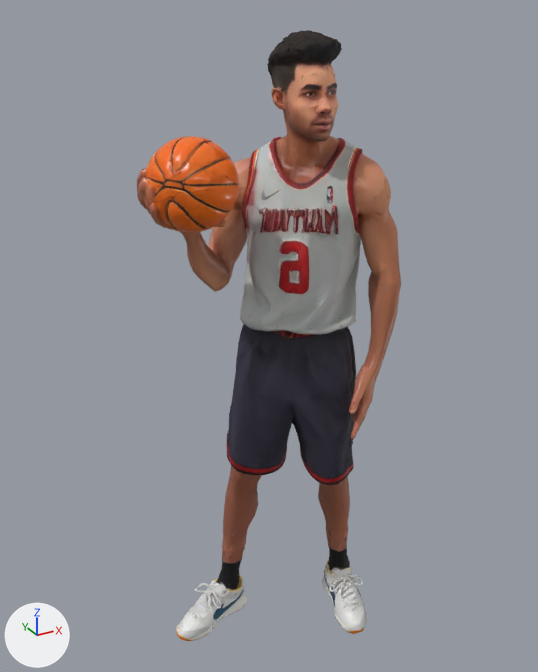
Before and after pictures for a commit that changed the glTF model FEL-full-app/public/models/athletes/atlas.glb.
One viewpoint serves both versions: a camera (50 mm lens) standing at (-0.994, -1.827, 2.018) and looking at (0.015, 0.007, 1.101). The axes (+X, +Y, +Z) are drawn at lower left. The lights are the same throughout. The picture after the commit comes second. Vertices at exactly the same position are counted once.

The first picture shows 'Body.001'.
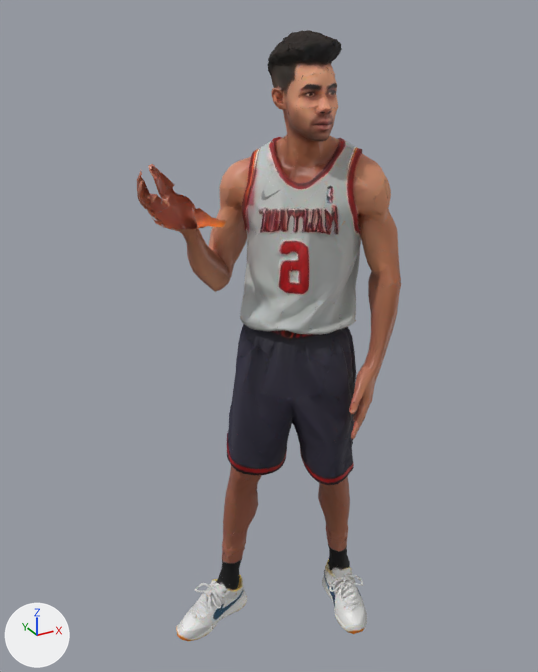
Boxes (x1, y1, x2, y2) around the edits, measured in the pictures (538 x 672 px):
part 1 of me_body, cut back
    before: (139, 136, 239, 232)
    after: (145, 184, 174, 226)

Patch to the scene script:
```diff
--- a/FEL-full-app/public/models/athletes/atlas.glb.py
+++ b/FEL-full-app/public/models/athletes/atlas.glb.py
@@ me_body @@
 # used by ob_body_001; location = (0.0, 0.0, 0.0)
-me_body.from_pydata(...)  # 22943 vertices, 28132 faces; spans x -0.38..0.38, y -0.31..0.21, z -0.01..1.97
+me_body.from_pydata(...)  # 21074 vertices, 25609 faces; spans x -0.38..0.38, y -0.31..0.21, z -0.01..1.97
+# me_body part 1: 8 vertices moved within x -0.36..-0.25, y -0.02..0.07, z 1.49..1.58; 1869 vertices removed from x -0.37..-0.12, y -0.17..0.08, z 1.48..1.72
 me_body.materials.append(mat_material_0)
```
